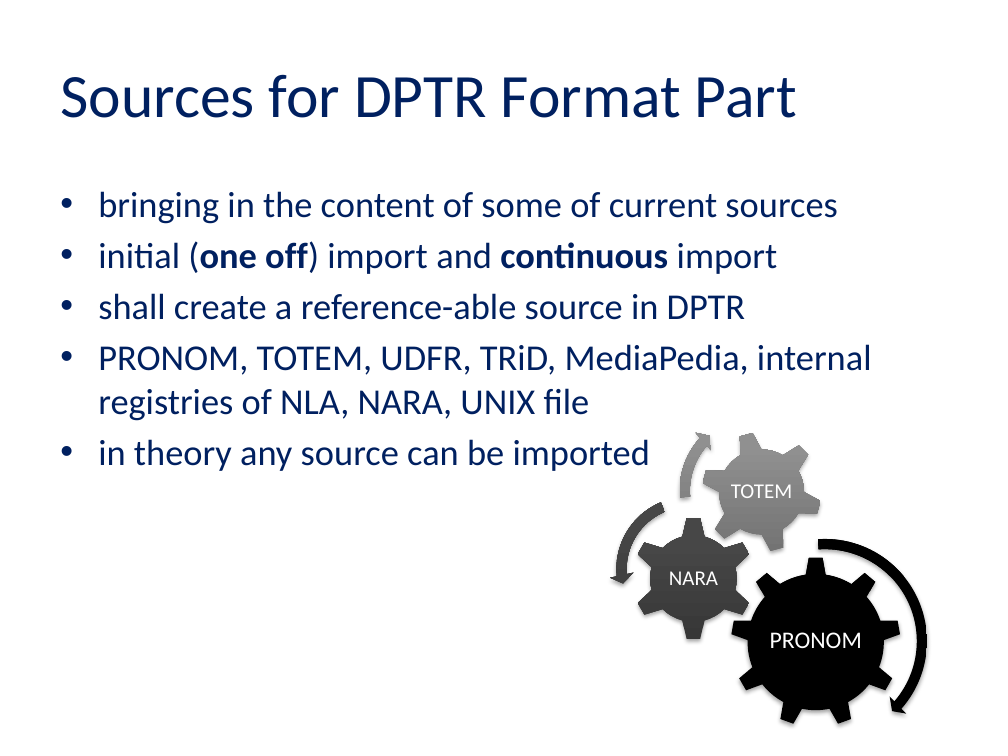
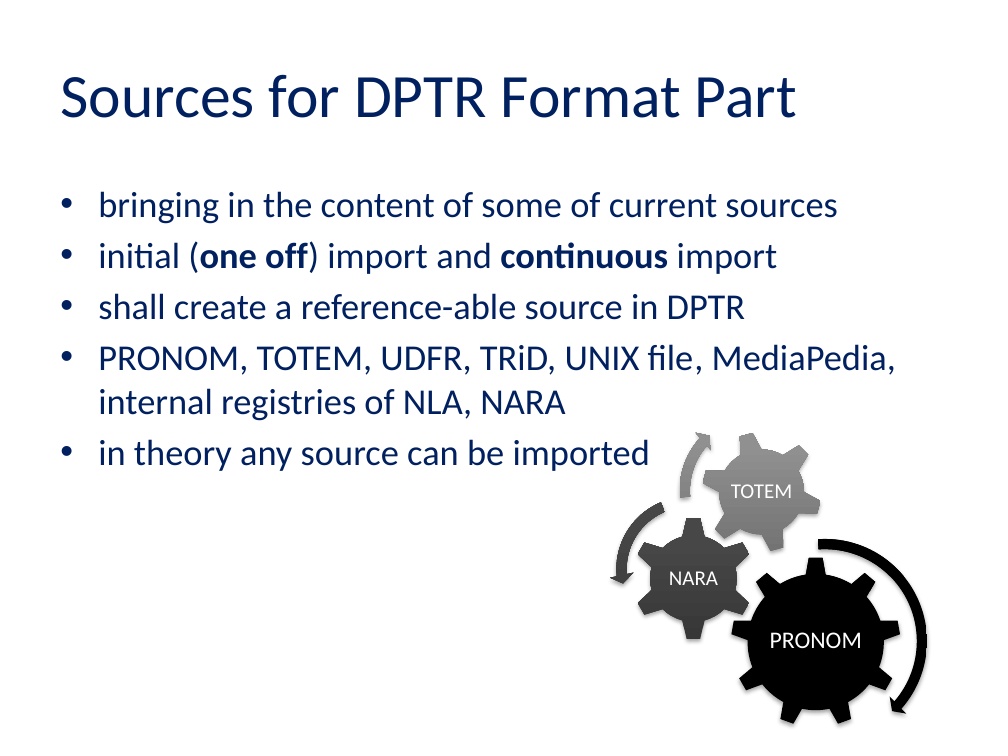
Before and after one commit to jaygattuso/iPres2014-format-workshop, a slide deck: slide 9 of Slides/Session 2 iPRES_Jan_Hutar_workshop.pptx. Drawn at 1008x756 pixels with LibreOffice and Linux fonts; fonts in the diff are those of the drawing; background and template pictures are left out. Boxes give left, top, right and bottom in pixels: in the first picture for what was removed or moved away, otherwise in the second. Text is boxed around its words. In the diff, an @@ line names an element or a change of style, - is before the commit and + after.

```diff
--- a/Slides/Session 2 iPRES_Jan_Hutar_workshop.pptx
+++ b/Slides/Session 2 iPRES_Jan_Hutar_workshop.pptx
@@ text at (98,344,896,421): text changed @@
-• PRONOM, TOTEM, UDFR, TRiD, MediaPedia, internal registries of NLA, NARA, UNIX file
+• PRONOM, TOTEM, UDFR, TRiD, UNIX file, MediaPedia, internal registries of NLA, NARA
```
Also in this commit, not shown: 12 other slides changed, 2 other files.
